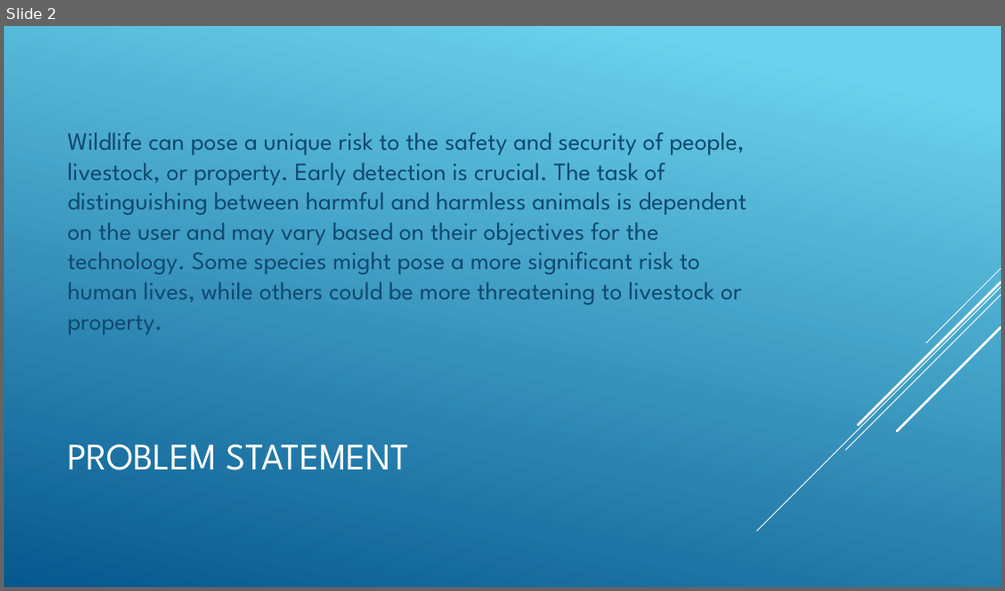
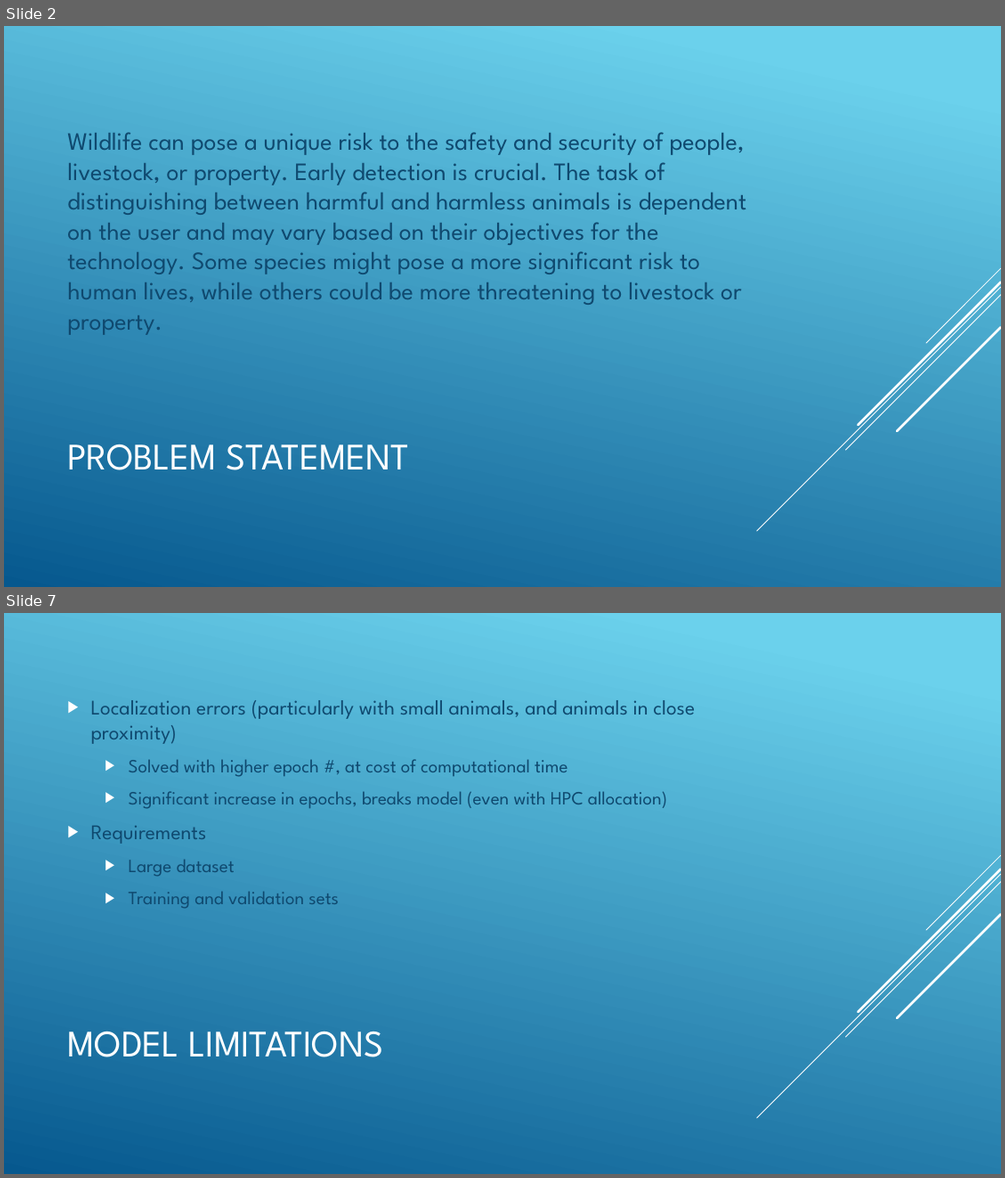
Before and after one commit to ColeBromfield01/dangerous-animal-detection, a slide deck: Dangerous Animal Detection Final.pptx. Shown one above the other, each under a label of ours: slide 2 before the commit, slides 2 and 7 after it; the slides between them are not shown. The pictures are 1005x591 and 1005x1178 pixels, drawn with LibreOffice and Linux fonts; fonts in the diff are those of the drawing. Boxes give left, top, right and bottom in pixels: in the first picture for what was removed or moved away, otherwise in the second. Text is boxed around its words. In the diff, an @@ line names an element or a change of style, - is before the commit and + after.

```diff
--- a/Dangerous Animal Detection Final.pptx
+++ b/Dangerous Animal Detection Final.pptx
@@ slide 7 added at [4, 613, 1001, 1174], background gradient #6ED2EB to #06588E; not listed: 5 template elements that a slide beside it also shows @@
@@ text added at [91, 700, 695, 908], 18 pt, text #0F496F @@
+▶ Localization errors (particularly with small animals, and animals in close proximity)
+  ▶ Solved with higher epoch #, at cost of computational time
+  ▶ Significant increase in epochs, breaks model (even with HPC allocation)
+▶ Requirements
+  ▶ Large dataset
+  ▶ Training and validation sets
@@ title added at [67, 1030, 383, 1057], 36 pt, text #FFFFFF @@
+MODEL LIMITATIONS
```
Also in this commit, not shown: 1 slide changed, 5 other slides added, 2 slides removed, 3 other files.
